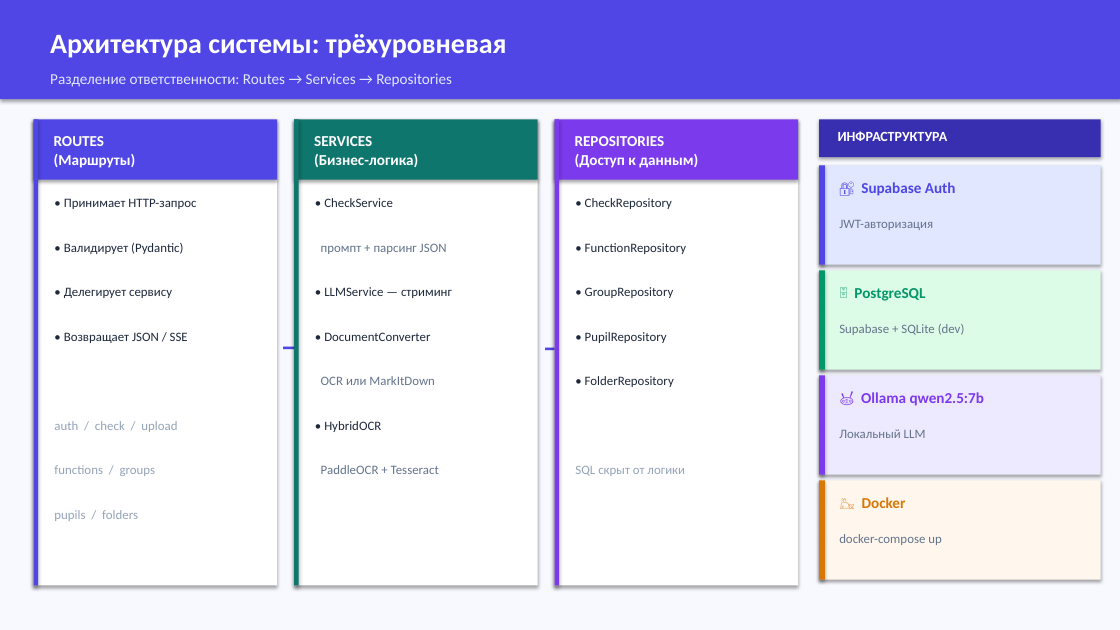
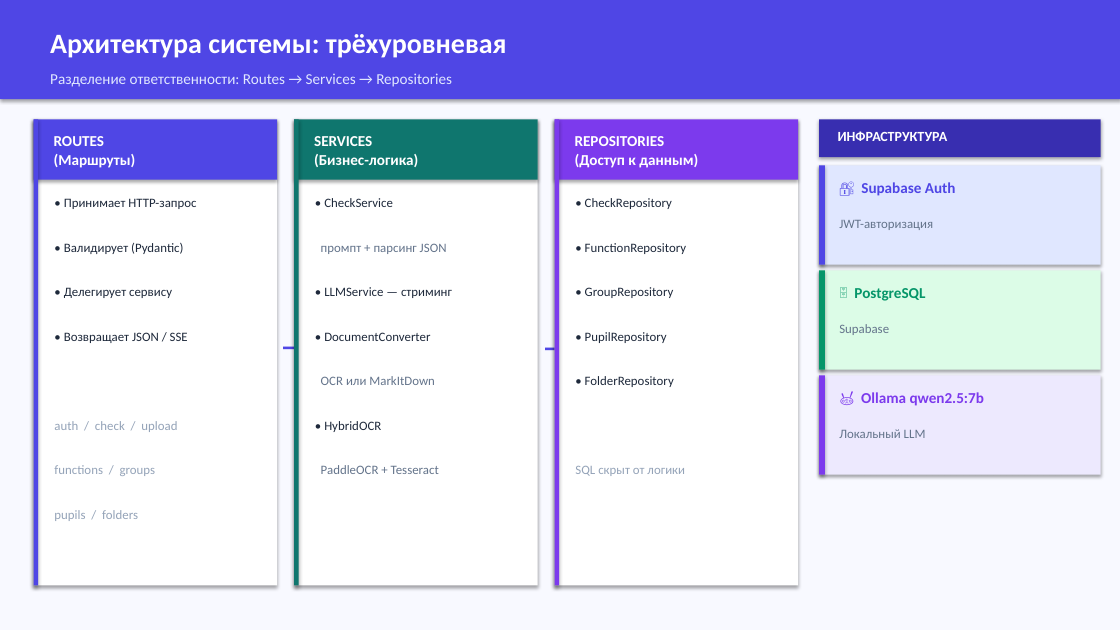
Before and after one commit to KatyaDolgova/russian-handwriting-checker, a slide deck: slide 7 of russian-handwriting-checker-new/RusYazyk_AI_v2.pptx. Drawn at 1120x630 pixels with LibreOffice and Linux fonts; fonts in the diff are those of the drawing. Boxes give left, top, right and bottom in pixels: in the first picture for what was removed or moved away, otherwise in the second. Text is boxed around its words. In the diff, an @@ line names an element or a change of style, - is before the commit and + after.

```diff
--- a/russian-handwriting-checker-new/RusYazyk_AI_v2.pptx
+++ b/russian-handwriting-checker-new/RusYazyk_AI_v2.pptx
@@ text at [839, 324, 889, 335]: text changed @@
-Supabase + SQLite (dev)
+Supabase
@@ rectangle removed at [819, 481, 1101, 580] @@
@@ rectangle removed at [819, 481, 825, 580] @@
@@ text removed at [862, 497, 906, 508] @@
-🐳 Docker
@@ text removed at [839, 534, 942, 545] @@
-docker-compose up
```
Also in this commit, not shown: 8 other slides changed, 38 other files.
